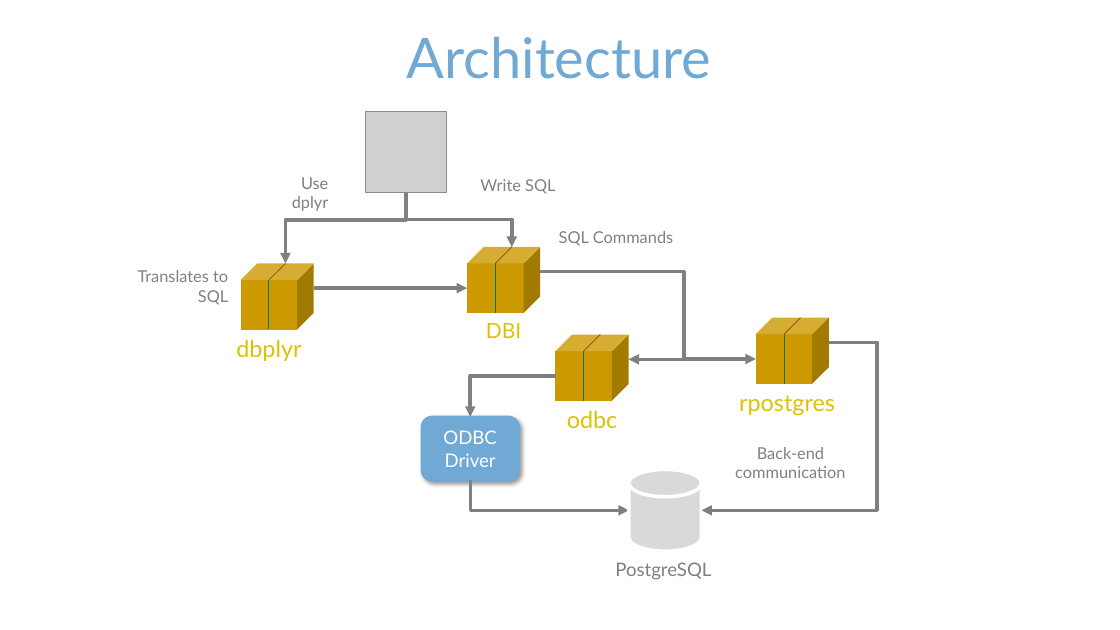
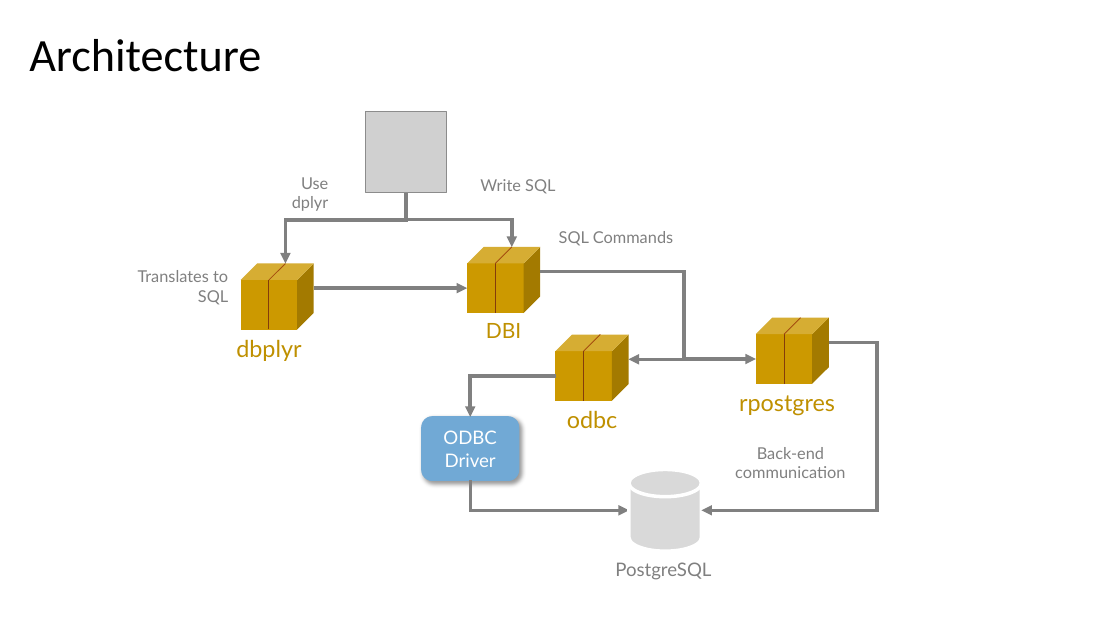
Before and after one commit to blairj09/odbc-webinar, a slide deck: slide 21 of odbc-with-r-overview.pptx. Drawn at 1120x630 pixels with LibreOffice and Linux fonts; fonts in the diff are those of the drawing; grey boxes stand for pictures; background and template pictures are left out. Boxes give left, top, right and bottom in pixels: in the first picture for what was removed or moved away, otherwise in the second. Text is boxed around its words. In the diff, an @@ line names an element or a change of style, - is before the commit and + after.

Commit message:
Update slide deck theme

```diff
--- a/odbc-with-r-overview.pptx
+++ b/odbc-with-r-overview.pptx
@@ title "Architecture" at bbox=[29, 39, 261, 72]: size 48 to 39.6 pt, font Lato to Calibri, text colour #71A9D5 to #000000; alignment centre to left; line spacing 1 to 0.9 @@
@@ line (496, 313) - (496, 264): stroke #0B7468 0.75 pt to #843C0B 0.75 pt @@
@@ line (269, 329) - (269, 280): stroke #0B7468 0.75 pt to #843C0B 0.75 pt @@
@@ line (584, 401) - (584, 351): stroke #0B7468 0.75 pt to #843C0B 0.75 pt @@
@@ line (784, 384) - (784, 334): stroke #0B7468 0.75 pt to #843C0B 0.75 pt @@
@@ text colour #DCC205 to #BF9000 in 4 elements at bbox=[567, 410, 618, 428], bbox=[486, 323, 521, 338], bbox=[236, 339, 301, 361], bbox=[739, 395, 835, 416] @@
```
Also in this commit, not shown: 24 other slides changed.
